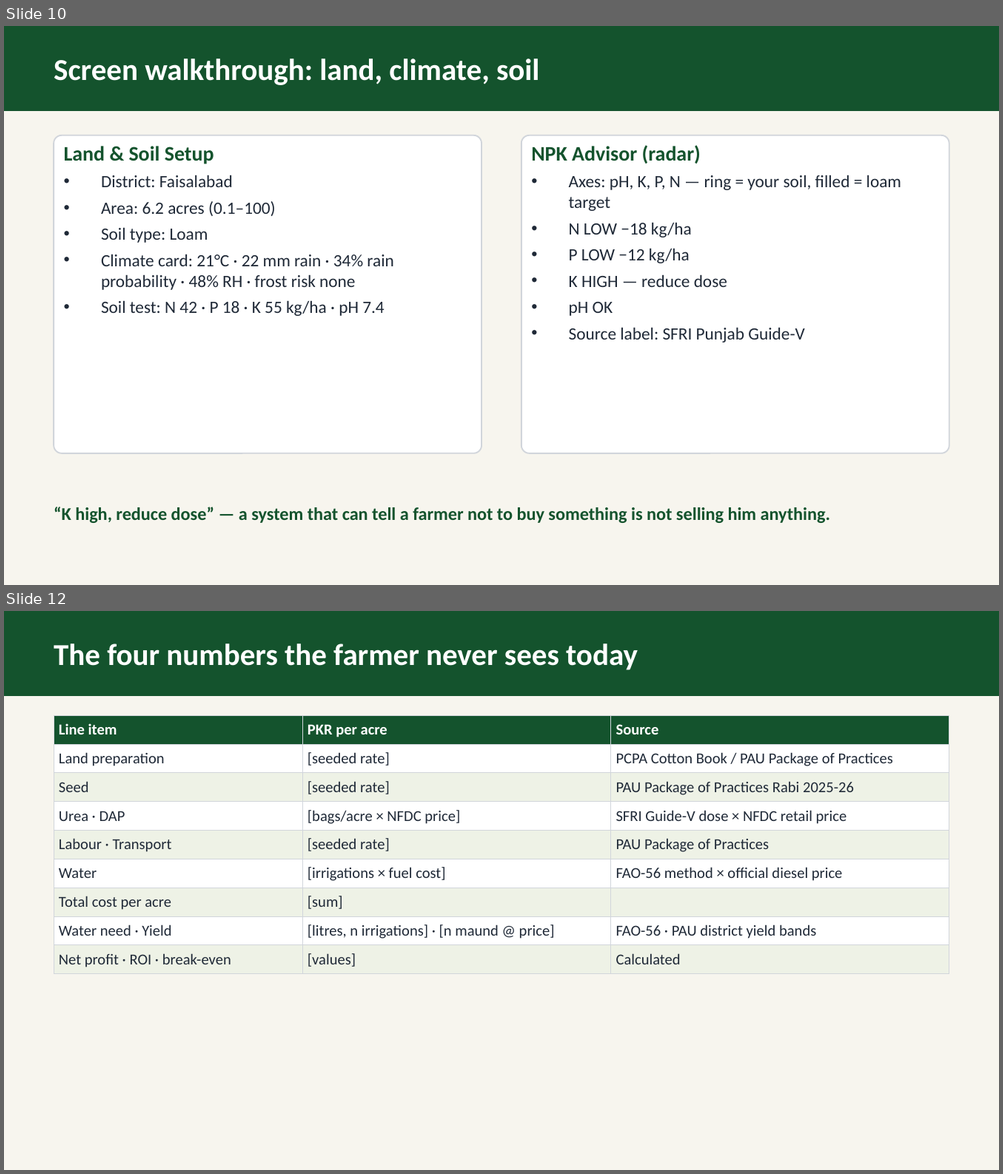
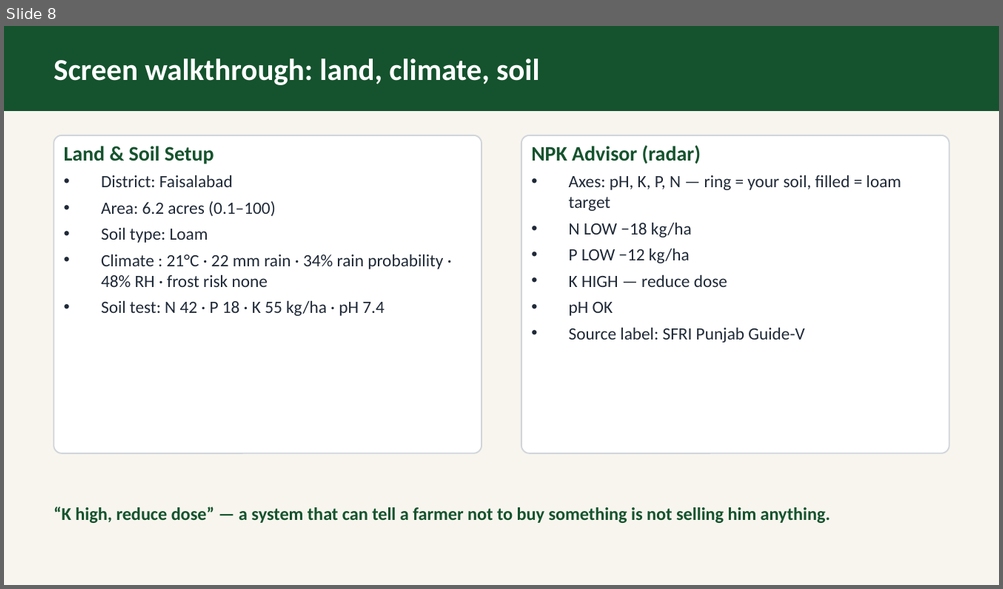
Before and after one commit to abdullahmunir139/my-fyp, a slide deck: deliverables/proposal/ppt/group_2_AgriPulse_Soil-Test_Driven_Farm_Planner.pptx. Shown one above the other, each under a label of ours: slides 10 and 12 before the commit, slide 8 after it; the slides between them are not shown. The pictures are 1003x1174 and 1003x589 pixels, drawn with LibreOffice and Linux fonts; fonts in the diff are those of the drawing. Boxes give left, top, right and bottom in pixels: in the first picture for what was removed or moved away, otherwise in the second. Text is boxed around its words. In the diff, an @@ line names an element or a change of style, - is before the commit and + after.

```diff
--- a/deliverables/proposal/ppt/group_2_AgriPulse_Soil-Test_Driven_Farm_Planner.pptx
+++ b/deliverables/proposal/ppt/group_2_AgriPulse_Soil-Test_Driven_Farm_Planner.pptx
@@ slide 12 removed at (4,611,999,1170), background #F7F5EE @@
@@ rectangle removed at (4,611,999,695) @@
@@ text removed at (54,644,637,670) @@
-The four numbers the farmer never sees today
@@ table removed at (54,715,949,971), 9 rows, 3 columns @@
-Line item | PKR per acre | Source
-Land preparation | [seeded rate] | PCPA Cotton Book / PAU Package of Practices
-Seed | [seeded rate] | PAU Package of Practices Rabi 2025-26
-Urea · DAP | [bags/acre × NFDC price] | SFRI Guide-V dose × NFDC retail price
-Labour · Transport | [seeded rate] | PAU Package of Practices
-Water | [irrigations × fuel cost] | FAO-56 method × official diesel price
-Total cost per acre | [sum] | 
-Water need · Yield | [litres, n irrigations] · [n maund @ price] | FAO-56 · PAU district yield bands
-Net profit · ROI · break-even | [values] | Calculated
@@ what was slide 10 is now slide 8 @@
@@ slide 8 changed as well @@
@@ rounded rectangle at (54,136,481,454): outline #D1D5DB 1 pt to #D1D5DB 0.99 pt @@
@@ text at (101,254,443,287): text changed @@
-• Climate card: 21°C · 22 mm rain · 34% rain probability · 48% RH · frost risk none
+• Climate : 21°C · 22 mm rain · 34% rain probability · 48% RH · frost risk none
```
Also in this commit, not shown: 9 other slides changed, 2 slides added, 7 other slides removed, 2 other files.
